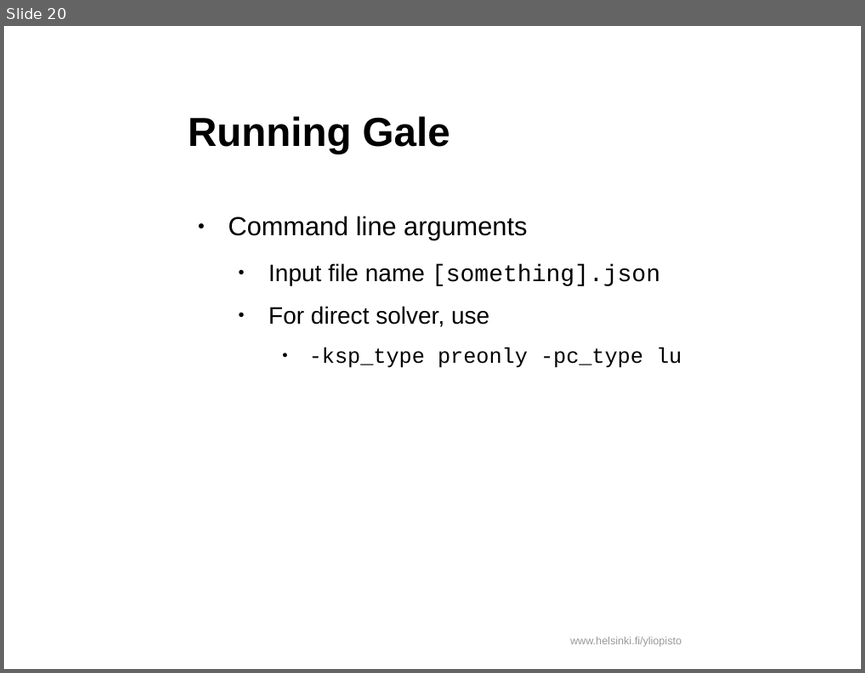
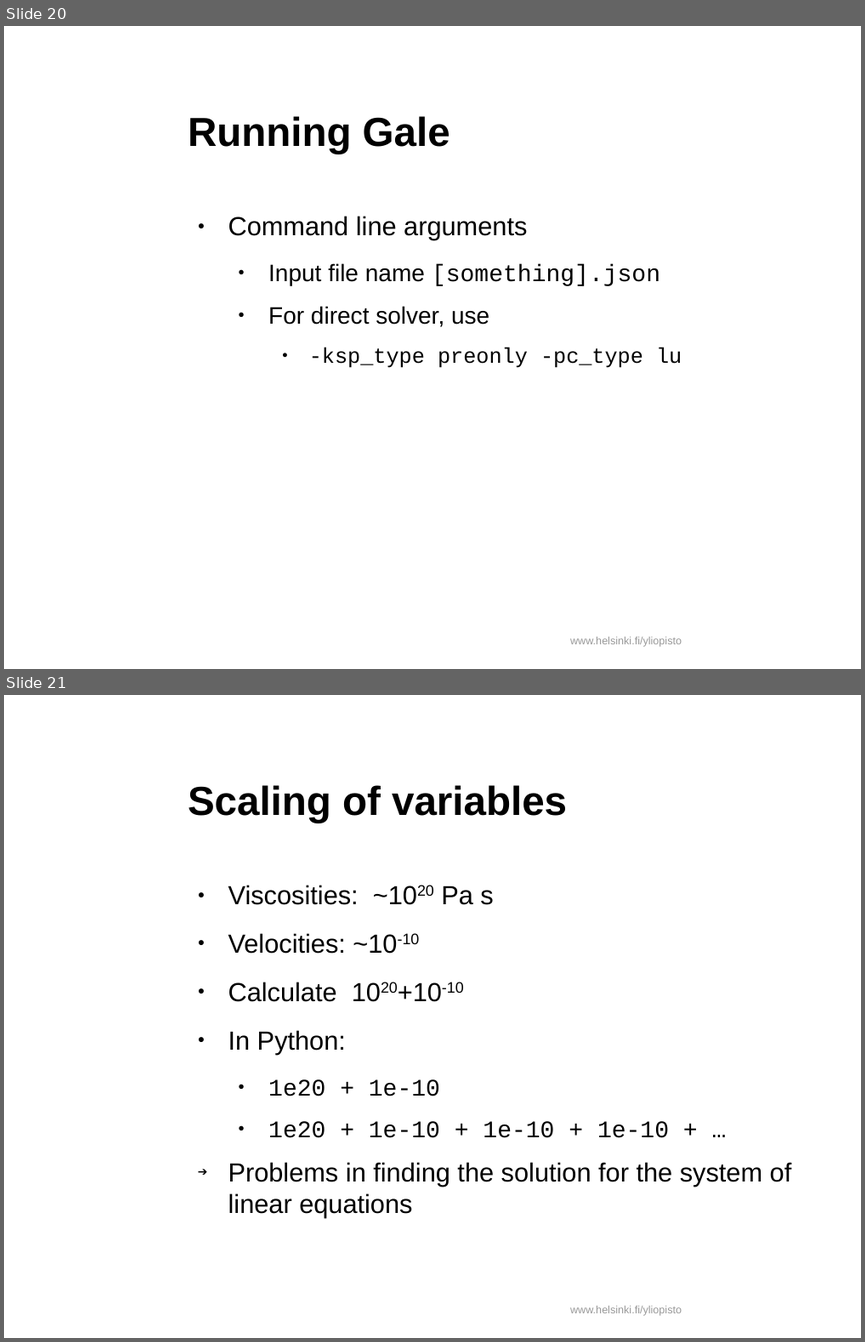
Before and after one commit to HUGG/NGWM2016-modelling-course, a slide deck: Lessons/07-Gale-model-design/Gale-model-design.odp. Shown one above the other, each under a label of ours: slide 20 before the commit, slides 20 and 21 after it. The pictures are 865x673 and 865x1342 pixels, drawn with LibreOffice and Linux fonts; fonts in the diff are those of the drawing; background and template pictures are left out. Boxes give left, top, right and bottom in pixels: in the first picture for what was removed or moved away, otherwise in the second. Text is boxed around its words. In the diff, an @@ line names an element or a change of style, - is before the commit and + after.

```diff
--- a/Lessons/07-Gale-model-design/Gale-model-design.odp
+++ b/Lessons/07-Gale-model-design/Gale-model-design.odp
@@ slide 21 added at [4, 695, 861, 1338], background #FFFFFF; not listed: 1 template element that a slide beside it also shows @@
@@ title added at [188, 785, 567, 823], 34 pt, text #000000, bold @@
+Scaling of variables
@@ text added at [228, 885, 792, 1218], 22 pt, text #000000 @@
+● Viscosities: ~1020 Pa s
+● Velocities: ~10-10
+● Calculate 1020+10-10
+● In Python:
+  ● 1e20 + 1e-10
+  ● 1e20 + 1e-10 + 1e-10 + 1e-10 + …
+➔ Problems in finding the solution for the system of linear equations
```
Also in this commit, not shown: 1 slide changed, 1 other slide added, 1 other file.
